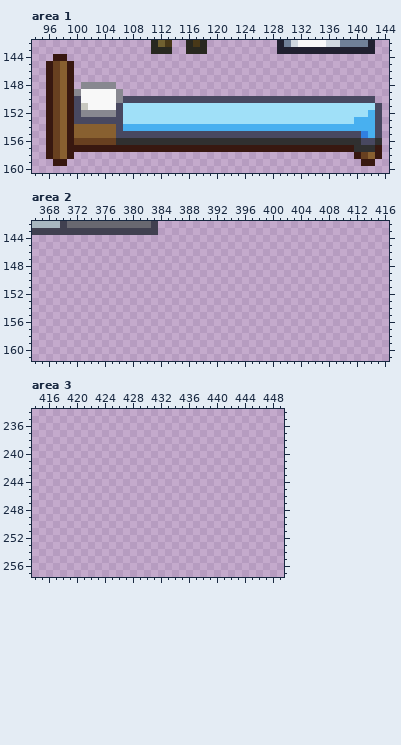
Edited in one commit: pixel-art file (res/gfx/statics.ase). Above is the file before it was changed.
512x512 pixels, 1 frame. Colours within 5 levels of each other are drawn and written as one. Shown: area 1: x 94..144, y 142..160; area 2: x 366..416, y 142..161; area 3: x 414..449, y 234..257. The commit also changed other parts of the picture, which this record leaves out.
Once edited:
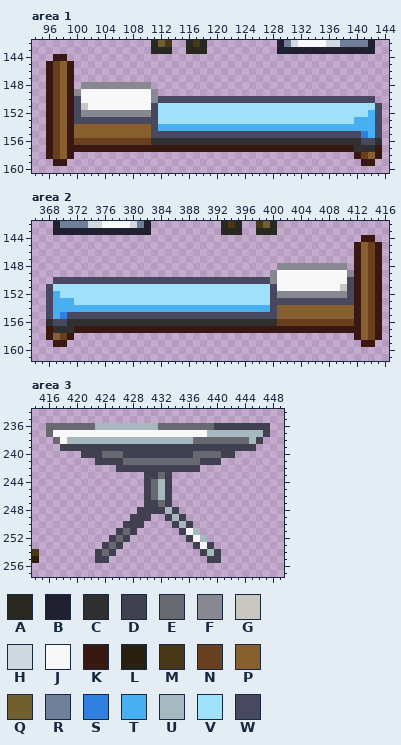
Palette (. is transparent): A #282820  B #202030  C #303030  D #404050  E #686870  F #888890  G #c8c8c0  H #d0d8e0  J #f8f8f8  K #381810  L #282010  M #483818  N #684020  P #886030  Q #706030  R #708098  S #3080e0  T #48b0f0  U #a8b8c0  V #a0e0f8  W #484860
Difference:
Changed rows in their new state; - is an unchanged pixel.
Area 1, layer "Layer":
first column x 106:
148 FFFFF-
149 JJJJJF
150 JJJJJF
151 JJJJJW
152 FFFFFW
153 -WWWWW
154 PPPPPW
155 PPPPP-
156 NNNNN-
Area 2, layer "Layer":
first column x 366:
142 ...BRRRRHHJJJJHRB.---------AMA--MQA---------------
143 ...BBBBBBBBBBBBBB.---------AAA--AAA---------------
144 -----------------------------------------------KK-
145 ----------------------------------------------KPNK
146 ----------------------------------------------KPNK
147 ----------------------------------------------KPNK
148 -----------------------------------FFFFFFFFFF-KPNK
149 ----------------------------------FJJJJJJJJJJFKPNK
150 ---WWWWWWWWWWWWWWWWWWWWWWWWWWWWWWWFJJJJJJJJJJWKPNK
151 --WVVVVVVVVVVVVVVVVVVVVVVVVVVVVVVVWJJJJJJJJJGWKPNK
152 --WTVVVVVVVVVVVVVVVVVVVVVVVVVVVVVVWFFFFFFFFFFWKPNK
153 --WTTTVVVVVVVVVVVVVVVVVVVVVVVVVVVVWWWWWWWWWWWWKPNK
154 --WTTTTTTTTTTTTTTTTTTTTTTTTTTTTTTTWPPPPPPPPPPPKPNK
155 --WTSWWWWWWWWWWWWWWWWWWWWWWWWWWWWWWPPPPPPPPPPPKPNK
156 --CWWCCCCCCCCCCCCCCCCCCCCCCCCCCCCCCNNNNNNNNNNNKPNK
157 --KCCCKKKKKKKKKKKKKKKKKKKKKKKKKKKKKKKKKKKKKKKKKPNK
158 --KPNK----------------------------------------KPNK
159 ---KK------------------------------------------KK-
Area 3, layer "Layer":
first column x 414:
236 --EEEEEEEUUUUUUUUUEEEEEEEEDDDDDDDD
237 --EJJJJJJJJJJJJJJJJJJJJJJUUUUUUUUD
238 ---EJUUUUUUUUUUUUUUUUUUEEEEEEEEUD-
239 ----DDDDDDDDDDDDDDDDDDDDDDDDDDDD--
240 -------DDDEEEDDDDDDDDDDEEEEDD-----
241 ---------DDDDEEEEEEEEEEEDDD-------
242 ------------DDDDDDDDDDDD----------
243 ----------------DDED--------------
244 ----------------DEUD--------------
245 ----------------DEUD--------------
246 ----------------DEUD--------------
247 ----------------DDED--------------
248 ---------------DDDDUD-------------
249 --------------DDD--DUD------------
250 -------------DDD----DUD-----------
251 ------------DED------DJU----------
252 -----------DED--------DJU---------
253 ----------DED----------DJD--------
254 M--------DED------------DUD-------
255 L--------DD--------------DD-------
Changed places in both pictures, as pixel boxes (x1, y1, x2, y2):
changed: (116, 82, 158, 145)
changed: (32, 221, 158, 235)
added: (221, 221, 277, 235)
added: (46, 235, 382, 347)
added: (46, 423, 270, 563)
added: (32, 549, 39, 563)
